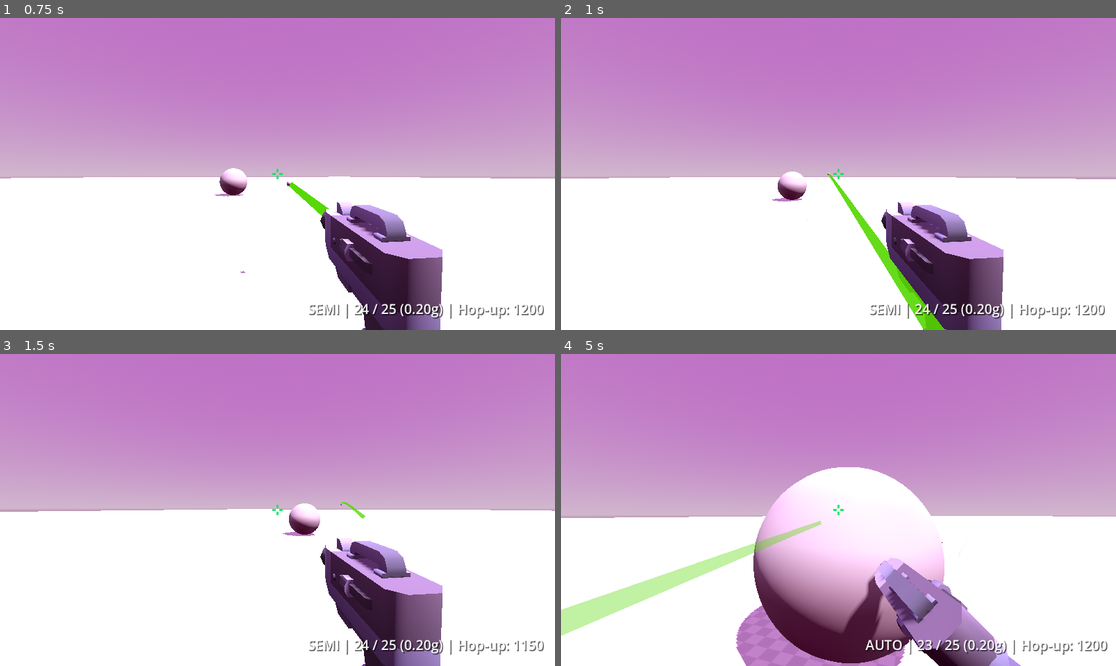
Above: before the commit, frames 1-4 (two rows, left to right).
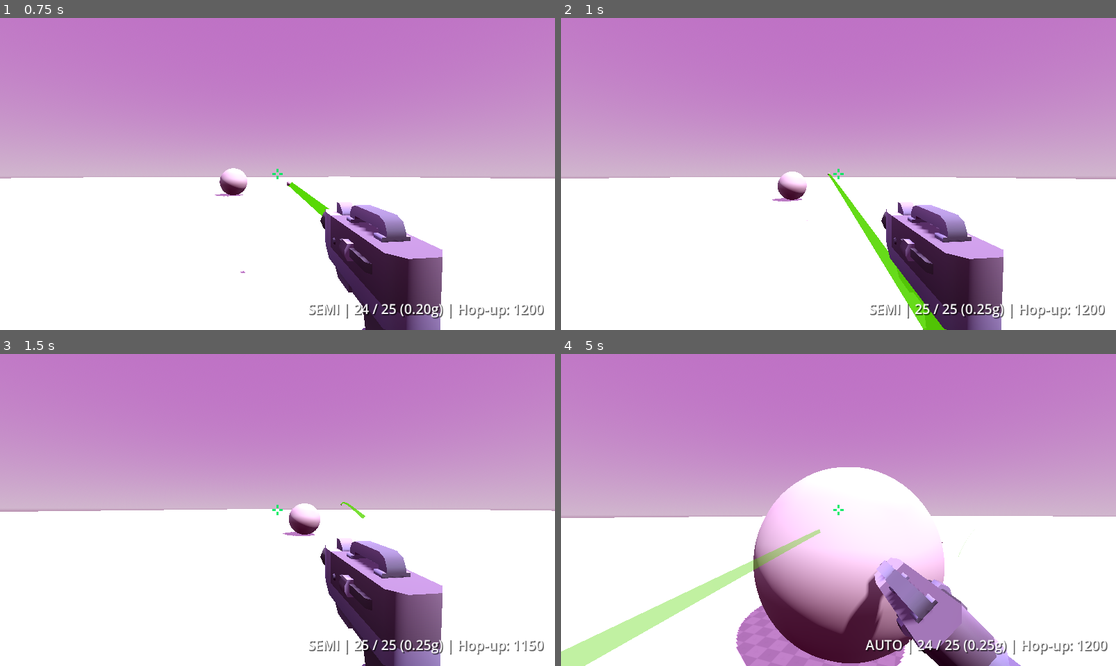
Above: after the commit, the same moments.

Repository: GuilhermeKaio/airsoft
Game: Godot game, scene res://Scenes/main.tscn
Same seed, same stepped clock (60 frames per second), same inputs: the game is played once before the commit and once after it.
Inputs (mouse positions are in pixels of both pictures, inside the frame that each line leads up to):
- Up to frame 1 (0.75 s): tap Enter at 0.5 s; move the mouse to (305, 174) at 0.52 s; hold W (move_forward) from 0.53 s (still down); hold E (interact, bound only after the commit) from 0.53 s (still down); click (305, 174) at 0.67 s
- Up to frame 2 (1 s): keep holding W (move_forward); keep holding E (interact, bound only after the commit); tap Space (jump) at 0.77 s
- Up to frame 3 (1.5 s): keep holding W (move_forward); tap Space (jump) at 1.07 s; move the mouse to (249, 510) at 1.27 s; release E (interact, bound only after the commit) at 1.28 s; tap Mouse wheel down (hopup_decrease) at 1.35 s
- Up to frame 4 (5 s): keep holding W (move_forward); tap Space (jump) at 1.52, 1.82, 3.02, 3.32, 3.77, 4.07, 4.52, 4.82 s; tap E (interact, bound only after the commit) at 1.55, 2.3, 3.05, 3.8, 4.35 s; move the mouse to (849, 503) at 2.02 s; hold Mouse wheel up (hopup_increase) 2.03-2.78 s; move the mouse to (832, 516) at 2.77 s; tap Shift (sprint) at 2.85 s; click (832, 516) at 2.92 s; move the mouse to (877, 513) at 3.52 s; hold F (toggle_fire_mode) 3.53-4.28 s; tap R (reload) at 4.15 s; move the mouse to (794, 506) at 4.27 s

Frame 1 is identical in both runs. In frame 2, less than 0.1% of the frame differs, in the area x 65-78%, y 91-96%; in frame 3, less than 0.1%; in frame 4, 4.6%, in the area x 0-79%, y 53-100%.

Commit message:
feat(magazine): implement magazine pickup, compatibility swap and world drop (Requirement 5)

Diff:
--- /dev/null
+++ b/Resources/Magazines/pistol_glock_25bb_025g.tres
@@ -0,0 +1,10 @@
+[gd_resource type="Resource" script_class="Magazine" load_steps=2 format=3]
+
+[ext_resource type="Script" path="res://Scripts/magazine.gd" id="1_mag"]
+
+[resource]
+script = ExtResource("1_mag")
+type = 3
+capacity = 25
+current_ammo = 25
+bb_mass_kg = 0.00025
--- /dev/null
+++ b/Resources/Magazines/pistol_glock_25bb_030g.tres
@@ -0,0 +1,10 @@
+[gd_resource type="Resource" script_class="Magazine" load_steps=2 format=3]
+
+[ext_resource type="Script" path="res://Scripts/magazine.gd" id="1_mag"]
+
+[resource]
+script = ExtResource("1_mag")
+type = 3
+capacity = 25
+current_ammo = 25
+bb_mass_kg = 0.00030
--- /dev/null
+++ b/Scenes/magazine_pickup.tscn
@@ -0,0 +1,22 @@
+[gd_scene format=3 uid="uid://hi278lrvlyb5"]
+
+[ext_resource type="Script" uid="uid://77fwirkvginr" path="res://Scripts/magazine_pickup.gd" id="1_pickup"]
+
+[sub_resource type="BoxShape3D" id="BoxShape3D_pickup"]
+size = Vector3(1.6, 1.8, 1.6)
+
+[node name="MagazinePickup" type="Area3D" unique_id=240202774]
+script = ExtResource("1_pickup")
+
+[node name="CollisionShape3D" type="CollisionShape3D" parent="." unique_id=781894933]
+shape = SubResource("BoxShape3D_pickup")
+
+[node name="ModelContainer" type="Node3D" parent="." unique_id=1965057823]
+
+[node name="MagazineMesh" type="MeshInstance3D" parent="ModelContainer" unique_id=1933708307]
+
+[node name="Label3D" type="Label3D" parent="ModelContainer" unique_id=677980352]
+transform = Transform3D(1, 0, 0, 0, 1, 0, 0, 0, 1, 0, 0.55, 0)
+billboard = 1
+font_size = 32
+outline_size = 8
--- a/Scenes/main.tscn
+++ b/Scenes/main.tscn
@@ -11,6 +11,11 @@
 [ext_resource type="Script" uid="uid://ojy3bad6d8ry" path="res://Scripts/fps_camera_look.gd" id="6_344ge"]
 [ext_resource type="PackedScene" uid="uid://u65r5bv7unv7" path="res://Scenes/pistolGlock.tscn" id="9_glock"]
 [ext_resource type="PackedScene" uid="uid://baasnreoqyt3v" path="res://Scenes/pause_screen.tscn" id="11_d1ilt"]
+[ext_resource type="PackedScene" uid="uid://hi278lrvlyb5" path="res://Scenes/magazine_pickup.tscn" id="12_pickup"]
+[ext_resource type="Resource" path="res://Resources/Magazines/pistol_glock_25bb_025g.tres" id="13_glock_025"]
+[ext_resource type="Resource" path="res://Resources/Magazines/pistol_glock_25bb_030g.tres" id="14_glock_030"]
+[ext_resource type="Resource" path="res://Resources/Magazines/rifle_stanag_30bb_025g.tres" id="15_stanag_025"]
+[ext_resource type="Resource" path="res://Resources/Magazines/shotgun_shell_30bb_020g.tres" id="16_shotgun_020"]
 
 [sub_resource type="ProceduralSkyMaterial" id="ProceduralSkyMaterial_8gbba"]
 sky_top_color = Color(0.60895693, 0.34373838, 0.63823307, 1)
@@ -118,3 +123,19 @@
 transform = Transform3D(-0.999822, 0, -0.018865809, 0, 1, 0, 0.018865809, 0, -0.999822, -31.660936, 3, -42.893047)
 
 [node name="PauseScreen" parent="." unique_id=842650682 instance=ExtResource("11_d1ilt")]
+
+[node name="Pickup_Glock_025g" parent="." unique_id=191975251 instance=ExtResource("12_pickup")]
+transform = Transform3D(1, 0, 0, 0, 1, 0, 0, 0, 1, 5.5, 0.6, 2.6)
+magazine = ExtResource("13_glock_025")
+
+[node name="Pickup_Glock_030g" parent="." unique_id=1440274697 instance=ExtResource("12_pickup")]
+transform = Transform3D(1, 0, 0, 0, 1, 0, 0, 0, 1, 11.5, 0.6, 2.6)
+magazine = ExtResource("14_glock_030")
+
+[node name="Pickup_STANAG_Incompatible" parent="." unique_id=1586242246 instance=ExtResource("12_pickup")]
+transform = Transform3D(1, 0, 0, 0, 1, 0, 0, 0, 1, 8.5, 0.6, 5.6)
+magazine = ExtResource("15_stanag_025")
+
+[node name="Pickup_Shotgun_Incompatible" parent="." unique_id=1973508311 instance=ExtResource("12_pickup")]
+transform = Transform3D(1, 0, 0, 0, 1, 0, 0, 0, 1, 8.5, 0.6, -0.4)
+magazine = ExtResource("16_shotgun_020")
--- /dev/null
+++ b/Scripts/magazine_pickup.gd
@@ -0,0 +1,283 @@
+class_name MagazinePickup
+extends Area3D
+
+## Interactive collectible magazine in 3D space.
+## Allows picking up or swapping magazines in the scenario.
+## Validates weapon compatibility, equips the new magazine,
+## updates HUD reactively, and optionally drops the previous magazine in place.
+
+const Magazine = preload("res://Scripts/magazine.gd")
+const MagazineLoader = preload("res://Scripts/magazine_loader.gd")
+
+signal magazine_picked_up(picker: Node, new_magazine: Magazine, dropped_magazine: Magazine)
+signal pickup_rejected(picker: Node, reason: String)
+
+@export var magazine: Magazine
+@export var auto_pickup: bool = true
+@export var drop_previous_on_swap: bool = true
+@export var pickup_cooldown: float = 0.0
+@export var rotation_speed: float = 1.2
+@export var bob_amplitude: float = 0.08
+@export var bob_frequency: float = 2.0
+@export var pickup_scene: PackedScene
+
+var _cooldown_timer: float = 0.0
+var _elapsed_time: float = 0.0
+var _initial_model_y: float = 0.0
+var _rejection_timer: float = 0.0
+var _overlapping_bodies: Array[Node3D] = []
+
+@onready var model_container: Node3D = get_node_or_null("ModelContainer")
+@onready var mesh_instance: MeshInstance3D = get_node_or_null("ModelContainer/MagazineMesh")
+@onready var label: Label3D = get_node_or_null("ModelContainer/Label3D")
+@onready var collision_shape: CollisionShape3D = get_node_or_null("CollisionShape3D")
+
+
+func _ready() -> void:
+	if magazine == null:
+		magazine = MagazineLoader.create_pistol_glock(0.25, 25, 25)
+
+	_cooldown_timer = pickup_cooldown
+
+	if not body_entered.is_connected(_on_body_entered):
+		body_entered.connect(_on_body_entered)
+	if not body_exited.is_connected(_on_body_exited):
+		body_exited.connect(_on_body_exited)
+
+	_setup_collision()
+	_setup_visuals()
+
+	if model_container:
+		_initial_model_y = model_container.position.y
+
+
+func _setup_collision() -> void:
+	if collision_shape == null:
+		collision_shape = CollisionShape3D.new()
+		collision_shape.name = "CollisionShape3D"
+		var shape := BoxShape3D.new()
+		shape.size = Vector3(1.6, 1.8, 1.6)
+		collision_shape.shape = shape
+		add_child(collision_shape)
+
+
+func _setup_visuals() -> void:
+	if model_container == null:
+		model_container = Node3D.new()
+		model_container.name = "ModelContainer"
+		add_child(model_container)
+		_initial_model_y = model_container.position.y
+
+	if mesh_instance == null:
+		mesh_instance = MeshInstance3D.new()
+		mesh_instance.name = "MagazineMesh"
+		model_container.add_child(mesh_instance)
+
+	if label == null:
+		label = Label3D.new()
+		label.name = "Label3D"
+		label.billboard = BaseMaterial3D.BILLBOARD_ENABLED
+		label.no_depth_test = false
+		label.font_size = 32
+		label.outline_size = 8
+		label.position = Vector3(0, 0.55, 0)
+		model_container.add_child(label)
+
+	update_visuals()
+
+
+func update_visuals() -> void:
+	if magazine == null:
+		return
+
+	if label and _rejection_timer <= 0.0:
+		label.text = "%s\n%d / %d BBs (%.2fg)" % [
+			magazine.get_type_name(),
+			magazine.current_ammo,
+			magazine.capacity,
+			magazine.get_bb_mass_grams()
+		]
+		label.modulate = Color(1, 1, 1, 1)
+
+	if mesh_instance:
+		_apply_mesh_for_type(magazine.type)
+
+
+func _apply_mesh_for_type(mag_type: Magazine.Type) -> void:
+	var mat := StandardMaterial3D.new()
+	mat.roughness = 0.4
+
+	match mag_type:
+		Magazine.Type.MAG_SHOTGUN_SHELL:
+			var cylinder := CylinderMesh.new()
+			cylinder.top_radius = 0.08
+			cylinder.bottom_radius = 0.08
+			cylinder.height = 0.30
+			mesh_instance.mesh = cylinder
+			mat.albedo_color = Color(0.9, 0.12, 0.12) # Red shell
+		Magazine.Type.MAG_RIFLE_STANAG:
+			var box := BoxMesh.new()
+			box.size = Vector3(0.12, 0.52, 0.22)
+			mesh_instance.mesh = box
+			mat.albedo_color = Color(0.28, 0.32, 0.36) # Dark metallic STANAG
+			mat.metallic = 0.6
+		Magazine.Type.MAG_PISTOL_1911:
+			var box := BoxMesh.new()
+			box.size = Vector3(0.08, 0.40, 0.16)
+			mesh_instance.mesh = box
+			mat.albedo_color = Color(0.22, 0.22, 0.24) # Gunmetal
+			mat.metallic = 0.5
+		Magazine.Type.MAG_PISTOL_GLOCK, _:
+			var box := BoxMesh.new()
+			box.size = Vector3(0.10, 0.42, 0.18)
+			mesh_instance.mesh = box
+			mat.albedo_color = Color(0.12, 0.12, 0.14) # Polymer black Glock mag
+			mat.roughness = 0.6
+
+	mesh_instance.material_override = mat
+
+	mesh_instance.material_override = mat
+
+
+func _process(delta: float) -> void:
+	if _cooldown_timer > 0.0:
+		_cooldown_timer -= delta
+		if _cooldown_timer <= 0.0 and auto_pickup:
+			for b in _overlapping_bodies:
+				if is_instance_valid(b) and try_pickup(b):
+					return
+
+	if _rejection_timer > 0.0:
+		_rejection_timer -= delta
+		if _rejection_timer <= 0.0:
+			update_visuals()
+
+	# Floating and bobbing animation
+	if model_container:
+		_elapsed_time += delta
+		model_container.rotate_y(rotation_speed * delta)
+		model_container.position.y = _initial_model_y + sin(_elapsed_time * bob_frequency) * bob_amplitude
+
+
+func _unhandled_input(event: InputEvent) -> void:
+	if event.is_action_pressed("interact"):
+		for body in _overlapping_bodies:
+			if is_instance_valid(body) and try_pickup(body):
+				if is_inside_tree() and get_viewport():
+					get_viewport().set_input_as_handled()
+				return
+
+
+func _on_body_entered(body: Node3D) -> void:
+	if not _overlapping_bodies.has(body):
+		_overlapping_bodies.append(body)
+
+	if auto_pickup and _cooldown_timer <= 0.0:
+		try_pickup(body)
+
+
+func _on_body_exited(body: Node3D) -> void:
+	_overlapping_bodies.erase(body)
+
+
+## Attempts to collect or swap this magazine with the given collector's equipped weapon.
+func try_pickup(collector: Node) -> bool:
+	if _cooldown_timer > 0.0:
+		return false
+
+	var weapon: Node = _find_weapon(collector)
+	if weapon == null or magazine == null:
+		return false
+
+	var weapon_compat_type: int = -1
+	if "compatible_magazine_type" in weapon:
+		weapon_compat_type = weapon.compatible_magazine_type
+
+	# Validate compatibility
+	if weapon_compat_type != magazine.type:
+		if weapon.has_method("trigger_incompatible_magazine"):
+			weapon.trigger_incompatible_magazine()
+		elif weapon.has_signal("incompatible_magazine"):
+			weapon.incompatible_magazine.emit()
+
+		pickup_rejected.emit(collector, "incompatible")
+		_show_rejection_feedback()
+		return false
+
+	# Compatible: perform swap
+	var previous_mag: Magazine = null
+	if weapon.has_method("swap_magazine"):
+		previous_mag = weapon.swap_magazine(magazine)
+	elif weapon.has_method("equip_magazine"):
+		if "equipped_magazine" in weapon:
+			previous_mag = weapon.equipped_magazine
+		weapon.equip_magazine(magazine)
+
+	magazine_picked_up.emit(collector, magazine, previous_mag)
+
+	# Improvement: Drop previous magazine at this location preserving remaining ammo
+	if drop_previous_on_swap and previous_mag != null:
+		_spawn_dropped_pickup(previous_mag)
+
+	if is_inside_tree():
+		queue_free()
+	return true
+
+
+func _spawn_dropped_pickup(dropped_mag: Magazine) -> Node:
+	var instance: Node = null
+	if pickup_scene != null:
+		instance = pickup_scene.instantiate()
+	else:
+		var scene_res = load("res://Scenes/magazine_pickup.tscn")
+		if scene_res is PackedScene:
+			instance = scene_res.instantiate()
+		else:
+			instance = get_script().new()
+
+	if instance != null:
+		instance.set("magazine", dropped_mag)
+		instance.set("drop_previous_on_swap", drop_previous_on_swap)
+		instance.set("pickup_cooldown", 1.0) # 1 second cooldown prevents instant re-collection
+
+		var spawn_parent: Node = get_parent()
+		if spawn_parent == null and is_inside_tree():
+			spawn_parent = get_tree().current_scene
+
+		if spawn_parent != null:
+			spawn_parent.add_child(instance)
+			if is_inside_tree() and "global_position" in instance:
+				instance.global_position = global_position
+			if instance.has_method("update_visuals"):
+				instance.update_visuals()
+	return instance
+
+
+func _show_rejection_feedback() -> void:
+	_rejection_timer = 1.5
+	if label:
+		label.text = "INCOMPATÍVEL COM ESTA ARMA!\n(%s)" % magazine.get_type_name()
+		label.modulate = Color(1.0, 0.2, 0.2, 1.0)
+
+
+func _find_weapon(node: Node) -> Node:
+	if node == null:
+		return null
+	if "compatible_magazine_type" in node and node.has_method("equip_magazine"):
+		return node
+	if node.has_method("get_weapon"):
+		var w = node.get_weapon()
+		if w != null:
+			return w
+	if node.has_node("Weapon"):
+		return node.get_node("Weapon")
+	for child in node.get_children():
+		if "compatible_magazine_type" in child and child.has_method("equip_magazine"):
+			return child
+	return null
+
+
+## Setup magazine programmatically
+func setup_magazine(p_type: Magazine.Type, p_capacity: int, p_ammo: int, p_mass_kg: float) -> void:
+	magazine = Magazine.new(p_type, p_capacity, p_ammo, p_mass_kg)
+	update_visuals()
--- a/Scripts/player.gd
+++ b/Scripts/player.gd
@@ -10,6 +10,13 @@
 @export var gravity: float = 9.8
 
 @onready var main_camera: Camera3D = $Camera3
+@onready var weapon: Node = get_node_or_null("Weapon")
+
+
+func get_weapon() -> Node:
+	if weapon == null:
+		weapon = get_node_or_null("Weapon")
+	return weapon
 
 
 func _physics_process(delta: float) -> void:
--- a/Scripts/weapon.gd
+++ b/Scripts/weapon.gd
@@ -183,21 +183,32 @@
 	print("Hop-up adjusted to: ", spin_rad_s, " rad/s")
 
 
-func equip_magazine(new_magazine: Magazine) -> bool:
+func trigger_incompatible_magazine() -> void:
+	print("Incompatible magazine! Expected: ", Magazine.get_type_name_for(compatible_magazine_type))
+	incompatible_magazine.emit()
+	carregador_incompativel.emit()
+
+
+func swap_magazine(new_magazine: Magazine) -> Magazine:
 	if new_magazine == null:
-		return false
+		return null
 	if new_magazine.type != compatible_magazine_type:
 		print("Incompatible magazine! Expected: ", Magazine.get_type_name_for(compatible_magazine_type), " but received: ", new_magazine.get_type_name())
 		incompatible_magazine.emit()
 		carregador_incompativel.emit()
-		return false
-
+		return null
+
+	var old_mag := equipped_magazine
 	equipped_magazine = new_magazine
 	magazine_equipped.emit(equipped_magazine)
 	ammo_changed.emit(equipped_magazine.current_ammo, equipped_magazine.capacity)
 	municao_alterada.emit(equipped_magazine.current_ammo, equipped_magazine.capacity)
-	print("Equipped magazine: ", equipped_magazine.get_type_name(), " [", equipped_magazine.current_ammo, "/", equipped_magazine.capacity, "] - BB: ", equipped_magazine.get_bb_mass_grams(), "g")
-	return true
+	print("Swapped magazine: ", equipped_magazine.get_type_name(), " [", equipped_magazine.current_ammo, "/", equipped_magazine.capacity, "] - BB: ", equipped_magazine.get_bb_mass_grams(), "g")
+	return old_mag
+
+
+func equip_magazine(new_magazine: Magazine) -> bool:
+	return swap_magazine(new_magazine) != null
 
 
 func trigger_dry_fire() -> void:
--- a/project.godot
+++ b/project.godot
@@ -65,6 +65,11 @@
 "events": [Object(InputEventKey,"resource_local_to_scene":false,"resource_name":"","device":-1,"window_id":0,"alt_press …(190 unchanged characters)…
 ]
 }
+interact={
+"deadzone": 0.5,
+"events": [Object(InputEventKey,"resource_local_to_scene":false,"resource_name":"","device":-1,"window_id":0,"alt_pressed":false,"shift_pressed":false,"ctrl_pressed":false,"meta_pressed":false,"pressed":false,"keycode":69,"physical_keycode":0,"key_label":0,"unicode":0,"location":0,"echo":false,"script":null)
+]
+}
 pause={
 "deadzone": 0.5,
 "events": [Object(InputEventKey,"resource_local_to_scene":false,"resource_name":"","device":-1,"window_id":0,"alt_press …(195 unchanged characters)…
--- a/tests/runner.gd
+++ b/tests/runner.gd
@@ -76,6 +76,28 @@
 			print("  [PASSED] %s" % m)
 			passed += 1
 
+	# 4. Magazine Pickup & Scenario Swap tests (Requirement 5)
+	var pickup_test = load("res://tests/test_magazine_pickup.gd").new()
+	var pickup_methods = [
+		"test_pickup_initialization",
+		"test_compatible_pickup_and_swap",
+		"test_subsequent_shot_uses_new_bb_mass",
+		"test_incompatible_magazine_rejected",
+		"test_hud_updates_immediately_on_pickup",
+		"test_drop_previous_magazine_improvement"
+	]
+
+	print("\n[Magazine Pickup & Scenario Swap (Requirement 5)]")
+	for m in pickup_methods:
+		pickup_test._reset()
+		pickup_test.call(m)
+		if pickup_test._failed:
+			print("  [FAILED] %s -> %s" % [m, pickup_test._message])
+			failed += 1
+		else:
+			print("  [PASSED] %s" % m)
+			passed += 1
+
 	print("\n==================================================")
 	print("--- TOTAL: %d passed, %d failed ---" % [passed, failed])
 	print("==================================================")
--- /dev/null
+++ b/tests/test_magazine_pickup.gd
@@ -0,0 +1,227 @@
+extends RefCounted
+
+const MagazinePickupClass = preload("res://Scripts/magazine_pickup.gd")
+const WeaponClass = preload("res://Scripts/weapon.gd")
+const MagazineClass = preload("res://Scripts/magazine.gd")
+const MagazineLoaderClass = preload("res://Scripts/magazine_loader.gd")
+const AmmoHUDClass = preload("res://Scripts/ammo_hud.gd")
+
+var _failed: bool = false
+var _message: String = ""
+var _assertion_count: int = 0
+
+func _reset() -> void:
+	_failed = false
+	_message = ""
+	_assertion_count = 0
+
+func assert_true(condition: bool, msg: String = "") -> void:
+	_assertion_count += 1
+	if _failed:
+		return
+	if not condition:
+		_failed = true
+		_message = msg if msg != "" else "Esperava true, obteve false"
+
+func assert_false(condition: bool, msg: String = "") -> void:
+	_assertion_count += 1
+	if _failed:
+		return
+	if condition:
+		_failed = true
+		_message = msg if msg != "" else "Esperava false, obteve true"
+
+func assert_eq(actual: Variant, expected: Variant, msg: String = "") -> void:
+	_assertion_count += 1
+	if _failed:
+		return
+	if actual != expected:
+		_failed = true
+		_message = msg if msg != "" else ("Esperava %s, obteve %s" % [str(expected), str(actual)])
+
+
+func test_pickup_initialization() -> void:
+	var pickup = MagazinePickupClass.new()
+	var test_mag = MagazineLoaderClass.create_pistol_glock(0.25, 25, 20)
+	pickup.magazine = test_mag
+	pickup._ready()
+
+	assert_eq(pickup.magazine.type, MagazineClass.Type.MAG_PISTOL_GLOCK)
+	assert_eq(pickup.magazine.current_ammo, 20)
+	assert_eq(pickup.magazine.capacity, 25)
+	assert_eq(pickup.magazine.get_bb_mass_grams(), 0.25)
+
+	# Label & visuals check
+	assert_true(pickup.label != null, "Label3D deve ser inicializado")
+	assert_true("Pistol Glock" in pickup.label.text, "Label deve conter nome da arma/tipo")
+	assert_true("20 / 25" in pickup.label.text, "Label deve conter contagem de munição")
+	assert_true("0.25g" in pickup.label.text, "Label deve conter massa da BB")
+
+	pickup.free()
+
+
+func test_compatible_pickup_and_swap() -> void:
+	var weapon = WeaponClass.new()
+	weapon.compatible_magazine_type = MagazineClass.Type.MAG_PISTOL_GLOCK
+	weapon.equipped_magazine = MagazineLoaderClass.create_pistol_glock(0.20, 25, 12)
+	weapon._ready()
+
+	var pickup = MagazinePickupClass.new()
+	var new_mag = MagazineLoaderClass.create_pistol_glock(0.25, 25, 25)
+	pickup.magazine = new_mag
+	pickup.drop_previous_on_swap = false
+	pickup._ready()
+
+	var picked_up_signal_received = [false]
+	pickup.magazine_picked_up.connect(func(_p, _n, _d): picked_up_signal_received[0] = true)
+
+	var success = pickup.try_pickup(weapon)
+	assert_true(success, "Deveria aceitar carregador compatível Glock")
+	assert_true(picked_up_signal_received[0], "Deveria emitir sinal magazine_picked_up")
+	assert_eq(weapon.current_ammo, 25, "Arma deve atualizar munição para 25")
+	assert_eq(weapon.bb_mass_grams, 0.25, "Arma deve atualizar gramatura para 0.25g")
+
+	pickup.free()
+	weapon.free()
+
+
+func test_subsequent_shot_uses_new_bb_mass() -> void:
+	var weapon = WeaponClass.new()
+	weapon.energy_joules = 1.49
+	weapon.compatible_magazine_type = MagazineClass.Type.MAG_PISTOL_GLOCK
+	weapon.equipped_magazine = MagazineLoaderClass.create_pistol_glock(0.20, 25, 20)
+	weapon._ready()
+
+	var packed_scene = PackedScene.new()
+	var dummy_node = Node3D.new()
+	packed_scene.pack(dummy_node)
+	dummy_node.free()
+	weapon.bb_scene = packed_scene
+
+	# Swap to heavier BB magazine (0.30g = 0.00030 kg)
+	var pickup = MagazinePickupClass.new()
+	pickup.magazine = MagazineLoaderClass.create_pistol_glock(0.30, 25, 25)
+	pickup.drop_previous_on_swap = false
+	pickup._ready()
+	pickup.try_pickup(weapon)
+
+	assert_eq(weapon.equipped_magazine.bb_mass_kg, 0.00030)
+
+	# Expected velocity for 1.49J with 0.30g: sqrt(2 * 1.49 / 0.00030) = sqrt(9933.33) ~= 99.666 m/s
+	var expected_v: float = sqrt((2.0 * weapon.energy_joules) / weapon.equipped_magazine.bb_mass_kg)
+	assert_true(abs(expected_v - 99.666) < 0.1, "Velocidade subsequente deve refletir nova massa")
+
+	weapon.fire()
+	assert_eq(weapon.current_ammo, 24, "Disparo subsequente deve consumir munição do novo carregador")
+
+	pickup.free()
+	weapon.free()
+
+
+func test_incompatible_magazine_rejected() -> void:
+	var weapon = WeaponClass.new()
+	weapon.compatible_magazine_type = MagazineClass.Type.MAG_PISTOL_GLOCK
+	var original_mag = MagazineLoaderClass.create_pistol_glock(0.20, 25, 15)
+	weapon.equipped_magazine = original_mag
+	weapon._ready()
+
+	var pickup = MagazinePickupClass.new()
+	var incompatible_mag = MagazineLoaderClass.create_rifle_stanag(0.25, 30, 30)
+	pickup.magazine = incompatible_mag
+	pickup._ready()
+
+	var weapon_incompat_fired = [false]
+	var pickup_rejected_fired = [false]
+	weapon.incompatible_magazine.connect(func(): weapon_incompat_fired[0] = true)
+	pickup.pickup_rejected.connect(func(_p, _r): pickup_rejected_fired[0] = true)
+
+	var success = pickup.try_pickup(weapon)
+	assert_false(success, "Coleta de carregador incompatível deve falhar")
+	assert_true(weapon_incompat_fired[0], "Arma deve emitir sinal incompatible_magazine")
+	assert_true(pickup_rejected_fired[0], "Pickup deve emitir sinal pickup_rejected")
+	assert_eq(weapon.equipped_magazine, original_mag, "Carregador da arma deve permanecer intacto")
+	assert_eq(weapon.current_ammo, 15, "Munição da arma deve permanecer 15")
+	assert_false(pickup.is_queued_for_deletion(), "Pickup incompatível não deve ser deletado da cena")
+
+	pickup.free()
+	weapon.free()
+
+
+func test_hud_updates_immediately_on_pickup() -> void:
+	var weapon = WeaponClass.new()
+	weapon.compatible_magazine_type = MagazineClass.Type.MAG_PISTOL_GLOCK
+	weapon.equipped_magazine = MagazineLoaderClass.create_pistol_glock(0.20, 25, 10)
+	weapon._ready()
+
+	var hud = AmmoHUDClass.new()
+	hud.setup(weapon)
+	assert_true("10 / 25" in hud.text)
+	assert_true("0.20g" in hud.text)
+
+	# Coleta carregador com 0.30g e 25 BBs
+	var pickup = MagazinePickupClass.new()
+	pickup.magazine = MagazineLoaderClass.create_pistol_glock(0.30, 25, 25)
+	pickup.drop_previous_on_swap = false
+	pickup._ready()
+	pickup.try_pickup(weapon)
+
+	# HUD deve ter atualizado reativamente sem polling
+	assert_eq(hud.current_ammo, 25)
+	assert_eq(hud.bb_mass_grams, 0.30)
+	assert_true("25 / 25" in hud.text)
+	assert_true("0.30g" in hud.text)
+
+	# Tentar coletar incompatível deve mostrar notificação no HUD
+	var incompat_pickup = MagazinePickupClass.new()
+	incompat_pickup.magazine = MagazineLoaderClass.create_shotgun_shell(0.20, 30, 30)
+	incompat_pickup._ready()
+	incompat_pickup.try_pickup(weapon)
+
+	assert_true("CARREGADOR INCOMPATÍVEL" in hud.text, "HUD deve exibir aviso de carregador incompatível")
+	assert_true("25 / 25" in hud.text, "Dados da munição devem permanecer inalterados")
+
+	incompat_pickup.free()
+	pickup.free()
+	hud.free()
+	weapon.free()
+
+
+func test_drop_previous_magazine_improvement() -> void:
+	# Cria nó raiz para conter os nós da cena simulada
+	var root = Node3D.new()
+
+	var weapon = WeaponClass.new()
+	weapon.compatible_magazine_type = MagazineClass.Type.MAG_PISTOL_GLOCK
+	var old_mag = MagazineLoaderClass.create_pistol_glock(0.20, 25, 7)
+	weapon.equipped_magazine = old_mag
+	weapon._ready()
+	root.add_child(weapon)
+
+	var pickup = MagazinePickupClass.new()
+	var new_mag = MagazineLoaderClass.create_pistol_glock(0.28, 25, 25)
+	pickup.magazine = new_mag
+	pickup.drop_previous_on_swap = true
+	root.add_child(pickup)
+	pickup._ready()
+
+	var success = pickup.try_pickup(weapon)
+	assert_true(success, "Deveria efetuar a troca")
+
+	# Verifica se o carregador anterior foi spawnado na cena
+	var found_dropped_pickup: Node = null
+	for child in root.get_children():
+		if child != pickup and (child is MagazinePickupClass or child.get_script() == MagazinePickupClass):
+			found_dropped_pickup = child
+			break
+
+	assert_true(found_dropped_pickup != null, "Carregador anterior deve ser instanciado no cenário")
+	if found_dropped_pickup != null:
+		assert_eq(found_dropped_pickup.magazine.current_ammo, 7, "Carregador dropado deve preservar as 7 BBs restantes")
+		assert_eq(found_dropped_pickup.magazine.get_bb_mass_grams(), 0.20, "Carregador dropado deve preservar massa de 0.20g")
+		assert_eq(found_dropped_pickup.magazine.type, MagazineClass.Type.MAG_PISTOL_GLOCK)
+		assert_true(found_dropped_pickup.pickup_cooldown > 0.0, "Carregador dropado deve possuir cooldown para evitar re-coleta imediata")
+		found_dropped_pickup.free()
+
+	pickup.free()
+	weapon.free()
+	root.free()
Not shown, added: Scripts/magazine_pickup.gd.uid
Not shown, added: tests/test_magazine_pickup.gd.uid
